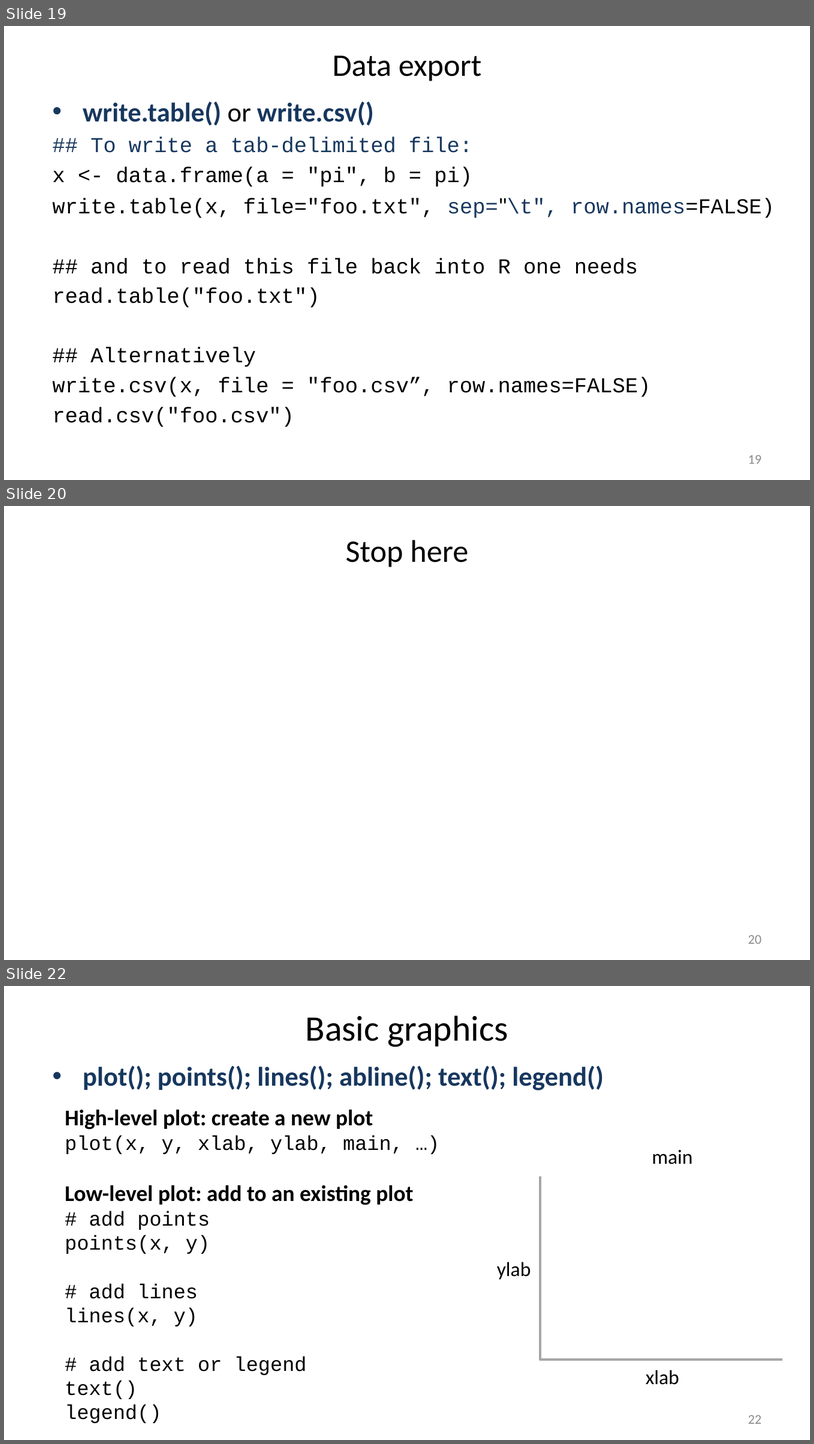
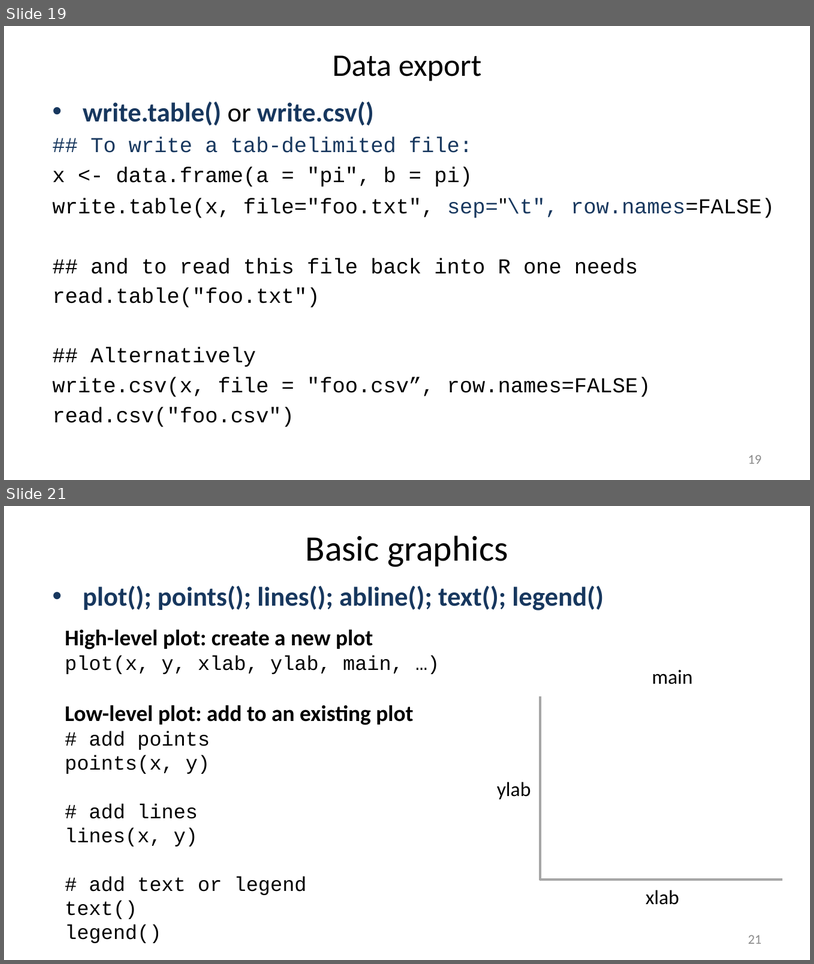
Before and after one commit to liu3zhenlab/teaching, a slide deck: PLPTH813Bioinformatis/2025/1_lecture/lecture09_R.pptx. Shown one above the other, each under a label of ours: slides 19, 20 and 22 before the commit, slides 19 and 21 after it; the slides between them are not shown. The pictures are 814x1444 and 814x964 pixels, drawn with LibreOffice and Linux fonts; fonts in the diff are those of the drawing. Boxes give left, top, right and bottom in pixels: in the first picture for what was removed or moved away, otherwise in the second. Text is boxed around its words. In the diff, an @@ line names an element or a change of style, - is before the commit and + after.

```diff
--- a/PLPTH813Bioinformatis/2025/1_lecture/lecture09_R.pptx
+++ b/PLPTH813Bioinformatis/2025/1_lecture/lecture09_R.pptx
@@ slide 20 removed at (4, 506, 810, 960), background #FFFFFF @@
@@ title removed at (346, 540, 468, 567) @@
-Stop here
@@ page number removed at (749, 934, 762, 943) @@
-20
@@ what was slide 22 is now slide 21 @@
@@ page number at (749, 934, 762, 943): text changed @@
-22
+21
```
Also in this commit, not shown: 5 slides changed, 3 other files.
